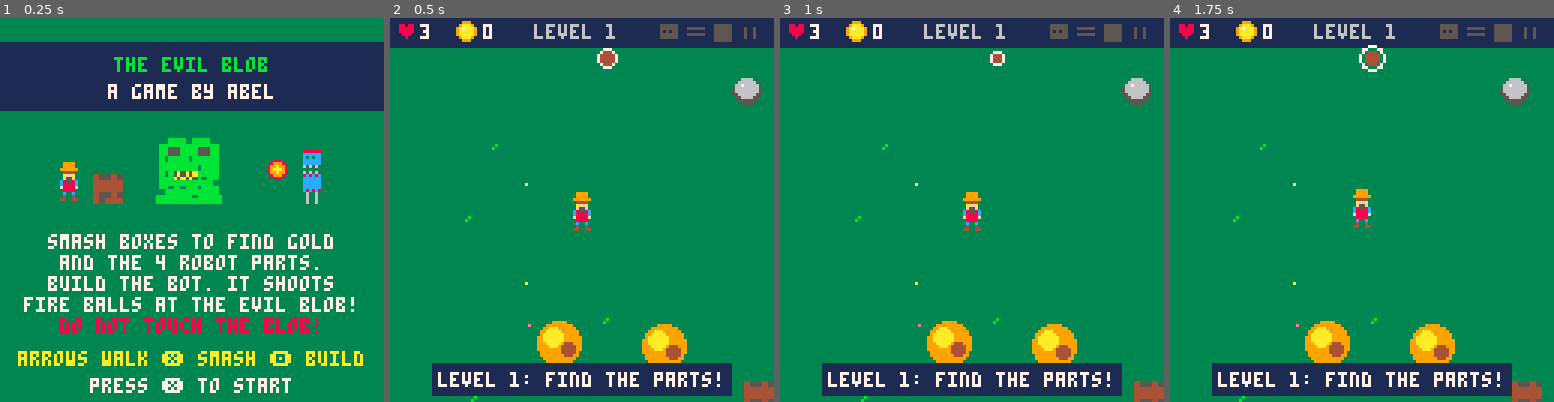
Above: before the commit, frames 1-4 (left to right).
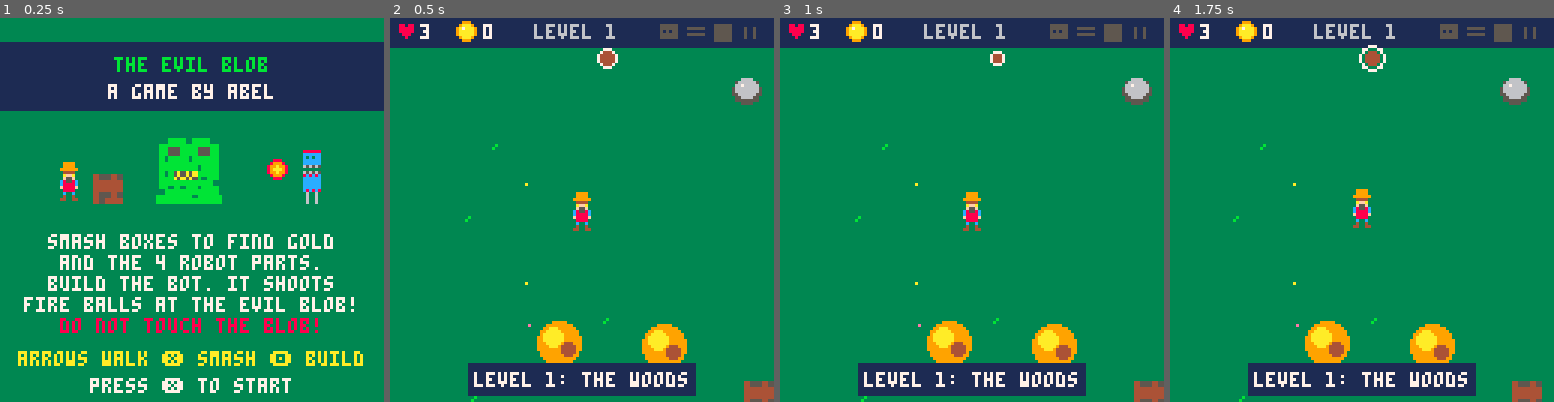
Above: after the commit, the same moments.

Repository: andyreagan/pico-8
Game: PICO-8 cartridge carts/evil-blob.p8
Same seed, same stepped clock (60 frames per second), same inputs: the game is played once before the commit and once after it.
Inputs:
- Up to frame 1 (0.25 s): no input
- Up to frame 2 (0.5 s): tap X (X key) at 0.33 s
- Up to frame 3 (1 s): tap O (Z key) at 0.7 s
- Up to frame 4 (1.75 s): tap X (X key) at 1.07 s; hold Right from 1.6 s (still down); tap O (Z key) at 1.7 s

Frame 1 is identical in both runs. In frame 2, 2.4% of the frame differs, in the area x 10-90%, y 89-99%; in frame 3, 2.4%; in frame 4, 2.4%.

Commit message:
The Evil Blob: eight levels in four lands, baby blobs from level 4
Co-Authored-By: Claude Fable 5.2 <noreply@anthropic.com>

Diff:
--- a/carts/evil-blob.p8
+++ b/carts/evil-blob.p8
@@ -8,6 +8,14 @@
 pnames={"head","arms","body","legs"}
 -- abel's robot parts: sx,sy,w,h
 pspr={{35,6,6,5},{59,7,6,3},{84,7,6,6},{109,10,4,4}}
+maxlevel=8
+-- the land changes every 2 levels
+lands={
+ {n="the woods",g=3,d=11},
+ {n="the desert",g=15,d=9},
+ {n="the snow",g=7,d=6},
+ {n="blob land",g=2,d=14},
+}
 
 function _init()
  state="title" t=0
@@ -41,7 +49,8 @@
 end
 
 function start_level()
- ww=256+level*64 wh=ww
+ ww=min(256+level*64,512) wh=ww
+ land=lands[(level+1)\2]
  px=ww/2-3 py=wh/2-6
  pdir=1 fdx=1 fdy=0 pwalk=0
  inv=0 punch=0
@@ -50,7 +59,7 @@
  got={} nparts=0 bot=nil
  msg="" msgt=0
  -- what is in the boxes
- local nb=10+level*4
+ local nb=min(10+level*4,26)
  local c={1,2,3,4,"heart","diamond"}
  for i=7,nb do
   add(c,i%5<3 and "gold" or "none")
@@ -63,22 +72,32 @@
   local b=place{k="box",w=10,h=8,hp=2,shake=0}
   if b then b.inside=c[i] add(boxes,b) end
  end
- for i=1,3+level do place{k="pond",w=26,h=14} end
- for i=1,6+level*3 do place{k="tree",w=6,h=4} end
- for i=1,5+level*2 do place{k="rock",w=10,h=6} end
+ for i=1,min(3+level,8) do place{k="pond",w=26,h=14} end
+ for i=1,min(6+level*3,24) do place{k="tree",w=6,h=4} end
+ for i=1,min(5+level*2,16) do place{k="rock",w=10,h=6} end
  for i=1,ww/3 do
-  add(decor,{x=rnd(ww),y=rnd(wh),c=rnd({11,11,11,10,14})})
+  add(decor,{x=rnd(ww),y=rnd(wh),c=rnd({land.d,land.d,land.d,10,14})})
  end
  -- the evil blob starts far away
- local s=.5+level*.5
- blob={s=s,hp=4+level*4,flash=0,wt=0}
- blob.maxhp=blob.hp
+ blob=new_blob(.65+level*.35,6+level*2,110)
+ -- baby blobs from level 4
+ minis={}
+ for i=1,level-3 do
+  local m=new_blob(.5,1,70)
+  m.mini=true
+  add(minis,m)
+ end
+ say("level "..level..": "..land.n,120)
+end
+
+function new_blob(s,hp,far)
+ local b={s=s,hp=hp,maxhp=hp,flash=0,wt=0}
  repeat
-  blob.x=20+rnd(ww-40)
-  blob.y=30+rnd(wh-50)
- until dist(blob.x,blob.y,px,py)>110
- blob.tx=blob.x blob.ty=blob.y
- say("level "..level..": find the parts!",120)
+  b.x=20+rnd(ww-40)
+  b.y=30+rnd(wh-50)
+ until dist(b.x,b.y,px,py)>far
+ b.tx=b.x b.ty=b.y
+ return b
 end
 
 function dist(x1,y1,x2,y2)
@@ -218,16 +237,25 @@
 end
 
 function upd_blob(cx,cy)
- local b=blob
+ upd_one(blob,cx,cy)
+ for m in all(minis) do
+  if (state=="play") upd_one(m,cx,cy)
+ end
+end
+
+function upd_one(b,cx,cy)
  if (b.flash>0) b.flash-=1
  local d=dist(b.x,b.y,cx,cy)
  local sp=.25
- if bot or d<56+level*8 then
+ if b.mini then
+  if (d<50) b.tx=cx b.ty=cy sp=.4
+ elseif bot or d<min(56+level*8,100) then
   -- chase the player
   b.tx=cx b.ty=cy
-  sp=.3+level*.1
+  sp=min(.33+level*.07,.8)
   if (bot) sp+=.1
- else
+ end
+ if sp==.25 then
   b.wt-=1
   if b.wt<=0 or dist(b.x,b.y,b.tx,b.ty)<4 then
    b.tx=20+rnd(ww-40)
@@ -247,7 +275,7 @@
   if lives<=0 then
    state="over" t=0
   else
-   say("the evil blob got you!")
+   say(b.mini and "a baby blob got you!" or "the evil blob got you!")
   end
  end
 end
@@ -255,6 +283,12 @@
 function upd_bot(cx,cy)
  if (not bot) return
  local o,b=bot,blob
+ -- aim at the closest blob
+ local bd=dist(o.x,o.y-9,b.x,b.y)
+ for m in all(minis) do
+  local d=dist(o.x,o.y-9,m.x,m.y)
+  if (d<bd and d<84) b=m bd=d
+ end
  -- follow the player
  local gx,gy=cx-pdir*10,py+12
  local d=dist(o.x,o.y,gx,gy)
@@ -266,8 +300,7 @@
  if (b.x<o.x) o.d=-1 else o.d=1
  -- shoot fire balls
  o.cool-=1
- local bd=dist(o.x,o.y-9,b.x,b.y)
- if o.cool<=0 and bd<84 then
+if o.cool<=0 and bd<84 then
   o.cool=40
   add(balls,{x=o.x,y=o.y-9,dx=(b.x-o.x)/bd*2.2,dy=(b.y-o.y+9)/bd*2.2,l=50})
   sfx(6)
@@ -275,25 +308,37 @@
  for f in all(balls) do
   f.x+=f.dx f.y+=f.dy f.l-=1
   if (f.l%2==0) add(fx,{x=f.x,y=f.y,dx=0,dy=0,c=9,l=5})
-  if abs(f.x-b.x)<7*b.s and abs(f.y-b.y)<6*b.s then
+  local b=nil
+  if (near(f,blob)) b=blob
+  for m in all(minis) do
+   if (near(f,m)) b=m
+  end
+  if b then
    del(balls,f)
    b.hp-=1 b.flash=6
    b.x+=f.dx*2 b.y+=f.dy*2
    puff(f.x,f.y,10,6) sfx(7)
-   if b.hp<=0 then
+   if b.hp<=0 and b.mini then
+    del(minis,b)
+    puff(b.x,b.y,11,12)
+   elseif b.hp<=0 then
     for i=1,5 do
      puff(b.x+rnd(16)-8,b.y+rnd(12)-6,rnd({11,3,10}),8)
     end
     sfx(9)
     balls={}
     t=0
-    if (level>=3) state="win" else state="clear"
+    if (level>=maxlevel) state="win" else state="clear"
     return
    end
   elseif f.l<0 then
    del(balls,f)
   end
  end
+end
+
+function near(f,b)
+ return abs(f.x-b.x)<7*b.s+1 and abs(f.y-b.y)<6*b.s+1
 end
 
 -- drawing ------------------
@@ -386,11 +431,11 @@
  local cx=mid(0,px-61,ww-128)
  local cy=mid(0,py-58,wh-128)
  camx=cx camy=cy
- cls(3)
+ cls(land.g)
  camera(cx,cy)
  for d in all(decor) do
   pset(d.x,d.y,d.c)
-  if (d.c==11) pset(d.x+1,d.y-1,11)
+  if (d.c==land.d) pset(d.x+1,d.y-1,d.c)
  end
  for s in all(solids) do
   if s.k=="pond" then
@@ -415,6 +460,9 @@
  if state!="win" and state!="clear" then
   put(blob.y+7*blob.s,draw_blob,blob.x,blob.y,blob.s,blob.flash>0)
  end
+ for m in all(minis) do
+  put(m.y+4,draw_blob,m.x,m.y,m.s,m.flash>0)
+ end
  if bot then
   put(bot.y,draw_bot,bot.x,bot.y+(t%16<8 and 0 or -1),bot.d<0)
  end
@@ -427,7 +475,7 @@
  -- punch
  if punch>0 then
   local hx,hy=px+3+fdx*8,py+8+fdy*8
-  circ(hx,hy,2+(6-punch)/2,7)
+  circ(hx,hy,2+(6-punch)/2,land.g==7 and 5 or 7)
  end
  for f in all(balls) do draw_fire(f.x,f.y) end
  for p in all(fx) do pset(p.x,p.y,p.c) end
--- a/docs/evil-blob/evil-blob.p8
+++ b/docs/evil-blob/evil-blob.p8
@@ -8,6 +8,14 @@
 pnames={"head","arms","body","legs"}
 -- abel's robot parts: sx,sy,w,h
 pspr={{35,6,6,5},{59,7,6,3},{84,7,6,6},{109,10,4,4}}
+maxlevel=8
+-- the land changes every 2 levels
+lands={
+ {n="the woods",g=3,d=11},
+ {n="the desert",g=15,d=9},
+ {n="the snow",g=7,d=6},
+ {n="blob land",g=2,d=14},
+}
 
 function _init()
  state="title" t=0
@@ -41,7 +49,8 @@
 end
 
 function start_level()
- ww=256+level*64 wh=ww
+ ww=min(256+level*64,512) wh=ww
+ land=lands[(level+1)\2]
  px=ww/2-3 py=wh/2-6
  pdir=1 fdx=1 fdy=0 pwalk=0
  inv=0 punch=0
@@ -50,7 +59,7 @@
  got={} nparts=0 bot=nil
  msg="" msgt=0
  -- what is in the boxes
- local nb=10+level*4
+ local nb=min(10+level*4,26)
  local c={1,2,3,4,"heart","diamond"}
  for i=7,nb do
   add(c,i%5<3 and "gold" or "none")
@@ -63,22 +72,32 @@
   local b=place{k="box",w=10,h=8,hp=2,shake=0}
   if b then b.inside=c[i] add(boxes,b) end
  end
- for i=1,3+level do place{k="pond",w=26,h=14} end
- for i=1,6+level*3 do place{k="tree",w=6,h=4} end
- for i=1,5+level*2 do place{k="rock",w=10,h=6} end
+ for i=1,min(3+level,8) do place{k="pond",w=26,h=14} end
+ for i=1,min(6+level*3,24) do place{k="tree",w=6,h=4} end
+ for i=1,min(5+level*2,16) do place{k="rock",w=10,h=6} end
  for i=1,ww/3 do
-  add(decor,{x=rnd(ww),y=rnd(wh),c=rnd({11,11,11,10,14})})
+  add(decor,{x=rnd(ww),y=rnd(wh),c=rnd({land.d,land.d,land.d,10,14})})
  end
  -- the evil blob starts far away
- local s=.5+level*.5
- blob={s=s,hp=4+level*4,flash=0,wt=0}
- blob.maxhp=blob.hp
+ blob=new_blob(.65+level*.35,6+level*2,110)
+ -- baby blobs from level 4
+ minis={}
+ for i=1,level-3 do
+  local m=new_blob(.5,1,70)
+  m.mini=true
+  add(minis,m)
+ end
+ say("level "..level..": "..land.n,120)
+end
+
+function new_blob(s,hp,far)
+ local b={s=s,hp=hp,maxhp=hp,flash=0,wt=0}
  repeat
-  blob.x=20+rnd(ww-40)
-  blob.y=30+rnd(wh-50)
- until dist(blob.x,blob.y,px,py)>110
- blob.tx=blob.x blob.ty=blob.y
- say("level "..level..": find the parts!",120)
+  b.x=20+rnd(ww-40)
+  b.y=30+rnd(wh-50)
+ until dist(b.x,b.y,px,py)>far
+ b.tx=b.x b.ty=b.y
+ return b
 end
 
 function dist(x1,y1,x2,y2)
@@ -218,16 +237,25 @@
 end
 
 function upd_blob(cx,cy)
- local b=blob
+ upd_one(blob,cx,cy)
+ for m in all(minis) do
+  if (state=="play") upd_one(m,cx,cy)
+ end
+end
+
+function upd_one(b,cx,cy)
  if (b.flash>0) b.flash-=1
  local d=dist(b.x,b.y,cx,cy)
  local sp=.25
- if bot or d<56+level*8 then
+ if b.mini then
+  if (d<50) b.tx=cx b.ty=cy sp=.4
+ elseif bot or d<min(56+level*8,100) then
   -- chase the player
   b.tx=cx b.ty=cy
-  sp=.3+level*.1
+  sp=min(.33+level*.07,.8)
   if (bot) sp+=.1
- else
+ end
+ if sp==.25 then
   b.wt-=1
   if b.wt<=0 or dist(b.x,b.y,b.tx,b.ty)<4 then
    b.tx=20+rnd(ww-40)
@@ -247,7 +275,7 @@
   if lives<=0 then
    state="over" t=0
   else
-   say("the evil blob got you!")
+   say(b.mini and "a baby blob got you!" or "the evil blob got you!")
   end
  end
 end
@@ -255,6 +283,12 @@
 function upd_bot(cx,cy)
  if (not bot) return
  local o,b=bot,blob
+ -- aim at the closest blob
+ local bd=dist(o.x,o.y-9,b.x,b.y)
+ for m in all(minis) do
+  local d=dist(o.x,o.y-9,m.x,m.y)
+  if (d<bd and d<84) b=m bd=d
+ end
  -- follow the player
  local gx,gy=cx-pdir*10,py+12
  local d=dist(o.x,o.y,gx,gy)
@@ -266,8 +300,7 @@
  if (b.x<o.x) o.d=-1 else o.d=1
  -- shoot fire balls
  o.cool-=1
- local bd=dist(o.x,o.y-9,b.x,b.y)
- if o.cool<=0 and bd<84 then
+if o.cool<=0 and bd<84 then
   o.cool=40
   add(balls,{x=o.x,y=o.y-9,dx=(b.x-o.x)/bd*2.2,dy=(b.y-o.y+9)/bd*2.2,l=50})
   sfx(6)
@@ -275,25 +308,37 @@
  for f in all(balls) do
   f.x+=f.dx f.y+=f.dy f.l-=1
   if (f.l%2==0) add(fx,{x=f.x,y=f.y,dx=0,dy=0,c=9,l=5})
-  if abs(f.x-b.x)<7*b.s and abs(f.y-b.y)<6*b.s then
+  local b=nil
+  if (near(f,blob)) b=blob
+  for m in all(minis) do
+   if (near(f,m)) b=m
+  end
+  if b then
    del(balls,f)
    b.hp-=1 b.flash=6
    b.x+=f.dx*2 b.y+=f.dy*2
    puff(f.x,f.y,10,6) sfx(7)
-   if b.hp<=0 then
+   if b.hp<=0 and b.mini then
+    del(minis,b)
+    puff(b.x,b.y,11,12)
+   elseif b.hp<=0 then
     for i=1,5 do
      puff(b.x+rnd(16)-8,b.y+rnd(12)-6,rnd({11,3,10}),8)
     end
     sfx(9)
     balls={}
     t=0
-    if (level>=3) state="win" else state="clear"
+    if (level>=maxlevel) state="win" else state="clear"
     return
    end
   elseif f.l<0 then
    del(balls,f)
   end
  end
+end
+
+function near(f,b)
+ return abs(f.x-b.x)<7*b.s+1 and abs(f.y-b.y)<6*b.s+1
 end
 
 -- drawing ------------------
@@ -386,11 +431,11 @@
  local cx=mid(0,px-61,ww-128)
  local cy=mid(0,py-58,wh-128)
  camx=cx camy=cy
- cls(3)
+ cls(land.g)
  camera(cx,cy)
  for d in all(decor) do
   pset(d.x,d.y,d.c)
-  if (d.c==11) pset(d.x+1,d.y-1,11)
+  if (d.c==land.d) pset(d.x+1,d.y-1,d.c)
  end
  for s in all(solids) do
   if s.k=="pond" then
@@ -415,6 +460,9 @@
  if state!="win" and state!="clear" then
   put(blob.y+7*blob.s,draw_blob,blob.x,blob.y,blob.s,blob.flash>0)
  end
+ for m in all(minis) do
+  put(m.y+4,draw_blob,m.x,m.y,m.s,m.flash>0)
+ end
  if bot then
   put(bot.y,draw_bot,bot.x,bot.y+(t%16<8 and 0 or -1),bot.d<0)
  end
@@ -427,7 +475,7 @@
  -- punch
  if punch>0 then
   local hx,hy=px+3+fdx*8,py+8+fdy*8
-  circ(hx,hy,2+(6-punch)/2,7)
+  circ(hx,hy,2+(6-punch)/2,land.g==7 and 5 or 7)
  end
  for f in all(balls) do draw_fire(f.x,f.y) end
  for p in all(fx) do pset(p.x,p.y,p.c) end
